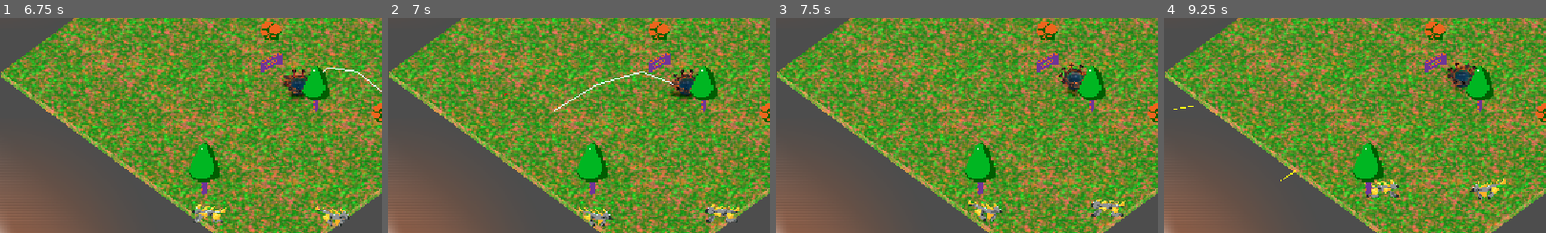
Above: before the commit, frames 1-4 (left to right).
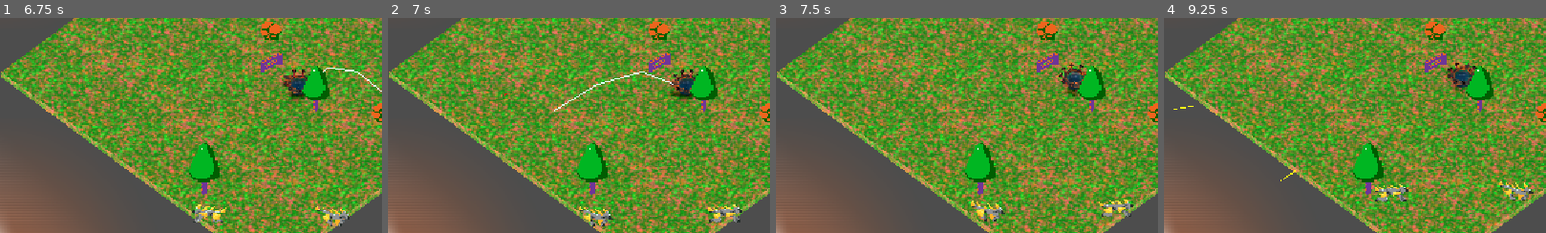
Above: after the commit, the same moments.

Repository: Gamkedo/terminus-2k28
Game: Godot game, scene res://level_menu.tscn
The game is run twice, just before and just after one commit, with the same random seed, the same clock (stepped at 60 frames per second) and the same inputs.
Inputs (mouse positions are % of the whole screen's width and height, from its top left):
- Up to frame 1 (6.75 s): click (28, 46) at 0.5 s; tap Enter at 1.25 s; move the mouse to (72, 45) at 1.27 s; press the mouse at (72, 45) at 1.28 s; hold D (walk_right) 1.28-2 s; release the mouse at (72, 45) at 2 s; drag from (30, 55) to (45, 70) at 2.02 s; move the mouse to (60, 28) at 2.77 s; hold D (walk_right) 2.78-3.5 s; hold 0 (weapon0) 2.78-3.5 s; drag from (45, 70) to (20, 35) at 3.52 s; tap Space at 4.25 s; move the mouse to (80, 65) at 4.27 s; hold A (walk_left) 4.28-5 s; hold 2 (weapon2) 4.28-5 s; drag from (20, 35) to (35, 25) at 5.02 s; move the mouse to (55, 50) at 5.77 s; hold S (walk_down) 5.78-6.5 s; hold 4 (weapon4) 5.78-6.5 s; click (55, 50) at 5.92 s; drag from (35, 25) to (30, 55) at 6.52 s
- Up to frame 2 (7 s): no input
- Up to frame 3 (7.5 s): move the mouse to (72, 45) at 7.27 s; hold W (walk_up) from 7.28 s (still down); hold 6 (weapon6) from 7.28 s (still down)
- Up to frame 4 (9.25 s): release W (walk_up) at 8 s; release 6 (weapon6) at 8 s; drag from (30, 55) to (45, 70) at 8.02 s; move the mouse to (60, 28) at 8.77 s; hold S (walk_down) from 8.78 s (still down); hold 8 (weapon8) from 8.78 s (still down)
The pictures show only the part of the screen within x 15-65%, y 37-87%; the shares and areas given below are measured in that part.

Frame 1 is identical in both runs. In frame 2, 0.5% of the frame differs, in the area x 50-93%, y 86-97%; in frame 3, 1.0%; in frame 4, 1.3%, in the area x 52-97%, y 74-86%.

Commit message:
Firmer boundary enforcement (if out of bounds forces in, and only bounces to go inward)

Diff:
--- a/Scripts/gameplay/enemies/enemy_billboard_demo.gd
+++ b/Scripts/gameplay/enemies/enemy_billboard_demo.gd
@@ -49,13 +49,31 @@
 		attack_timer = attack_timer_max
 
 
-## Hopefully prevents the unit from leaving the world.  Reflects the direction across the boundary normal.
+## Prevents unit from leaving the world, and attempts to bounce the direction back inward
 func _map_bb_prevention():
 	var limits: Dictionary[String, float] = GameGlobal.world_boundaries.get_world_limits()
+	var edge_bounce = false
 
-	if global_position.x > limits["+x"] or global_position.x < limits["-x"] or global_position.z > limits["+z"] or global_position.z < limits["-z"]:
-		direction = direction.length() * global_position.direction_to(Vector3(0, 1, 0))
-		flip_graphics()
+	if global_position.x > limits["+x"]:
+		global_position.x = limits["+x"]
+		if direction.x > 0:
+			direction.x = -direction.x
+			flip_graphics()
+	if global_position.x < limits["-x"]:
+		global_position.x = limits["-x"]
+		if direction.x < 0:
+			direction.x = -direction.x
+			flip_graphics()
+	if global_position.z > limits["+z"]:
+		global_position.z = limits["+z"]
+		if direction.z > 0:
+			direction.z = -direction.z
+			flip_graphics()
+	if global_position.z < limits["-z"]:
+		global_position.z = limits["-z"]
+		if direction.z < 0:
+			direction.z = -direction.z
+			flip_graphics()
 
 # toggle which graphic to show, moving towards or away from camera
 #  Should be called every time we change direction
